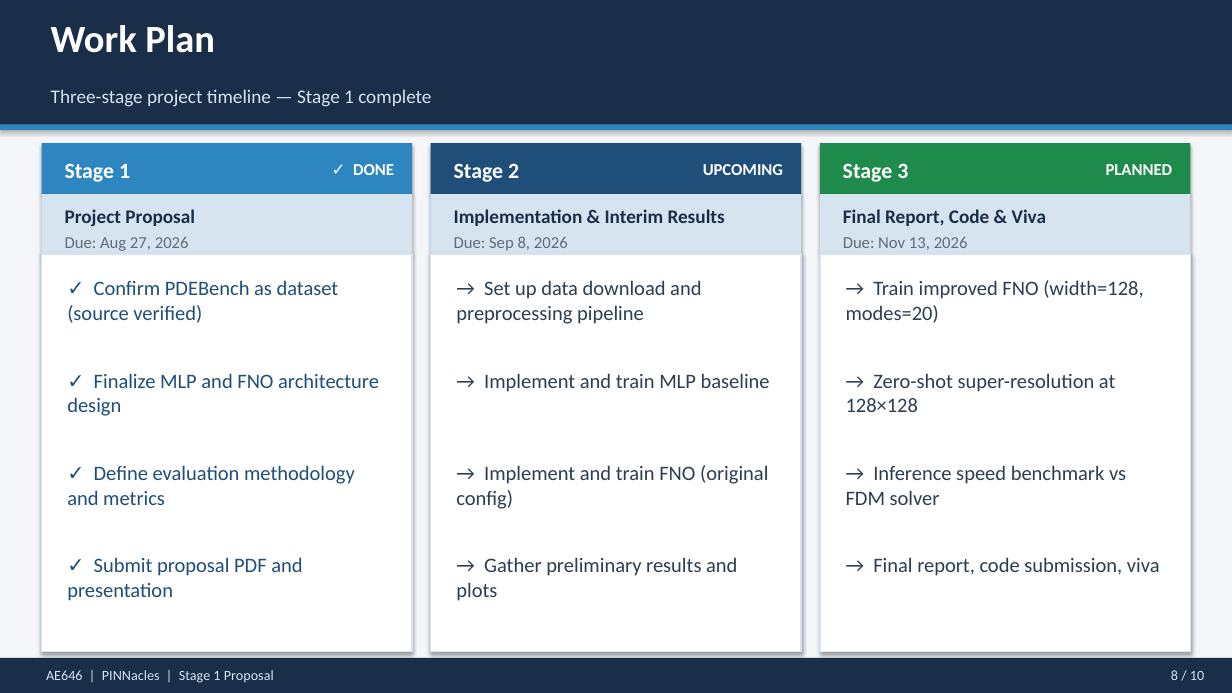
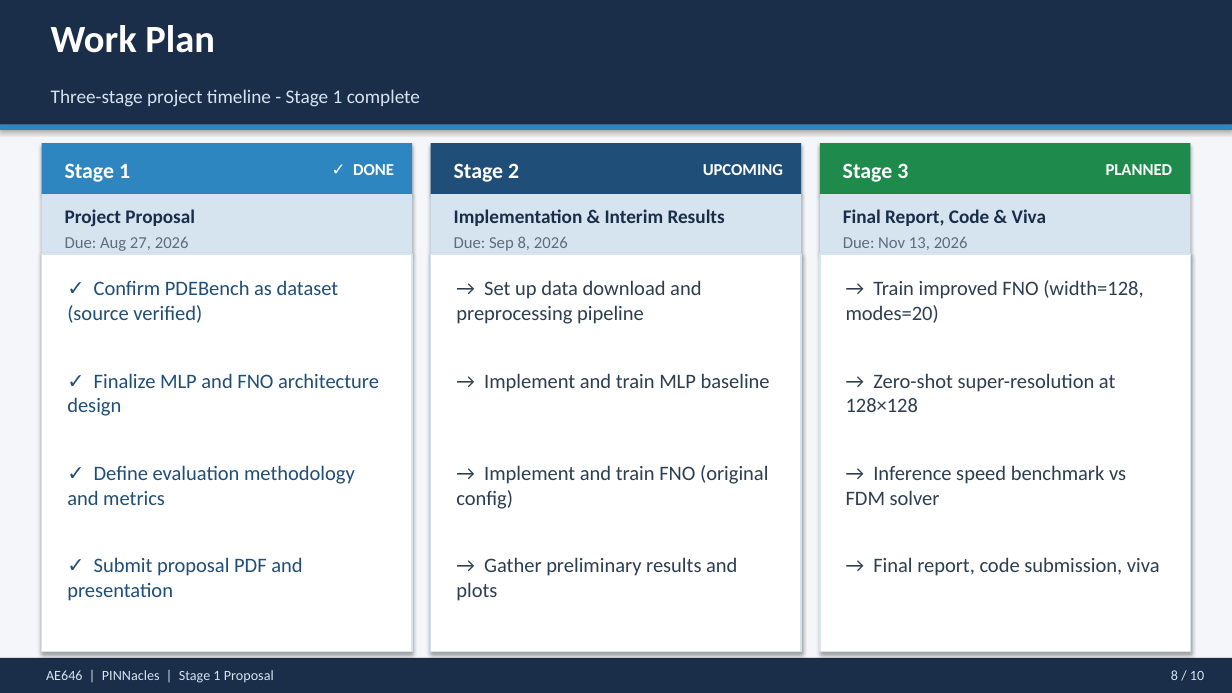
Before and after one commit to ARYAMANN7279/AE646-PINNacles, a slide deck: slide 8 of docs/PINNacles_Stage1_Presentation.pptx. Drawn at 1232x693 pixels with LibreOffice and Linux fonts; fonts in the diff are those of the drawing. Boxes give left, top, right and bottom in pixels: in the first picture for what was removed or moved away, otherwise in the second. Text is boxed around its words. In the diff, an @@ line names an element or a change of style, - is before the commit and + after.

```diff
--- a/docs/PINNacles_Stage1_Presentation.pptx
+++ b/docs/PINNacles_Stage1_Presentation.pptx
@@ text at (51, 89, 420, 107): text changed @@
-Three-stage project timeline — Stage 1 complete
+Three-stage project timeline - Stage 1 complete
```
Also in this commit, not shown: 9 other slides changed, 1 other file.
